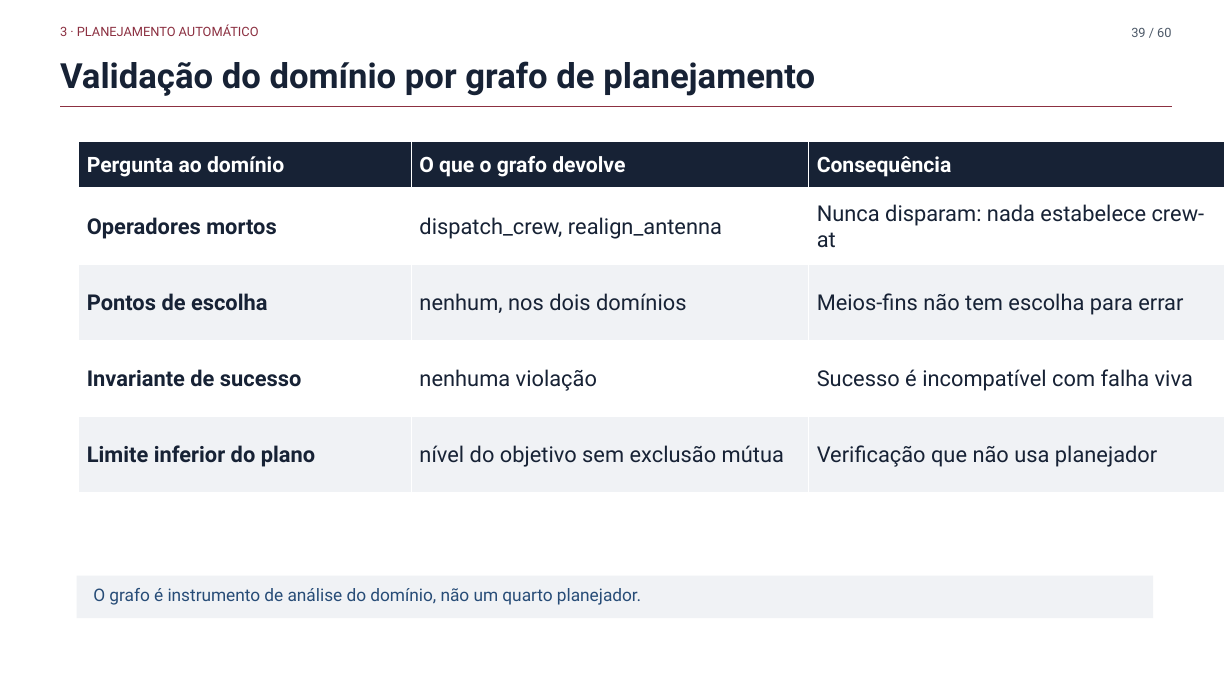
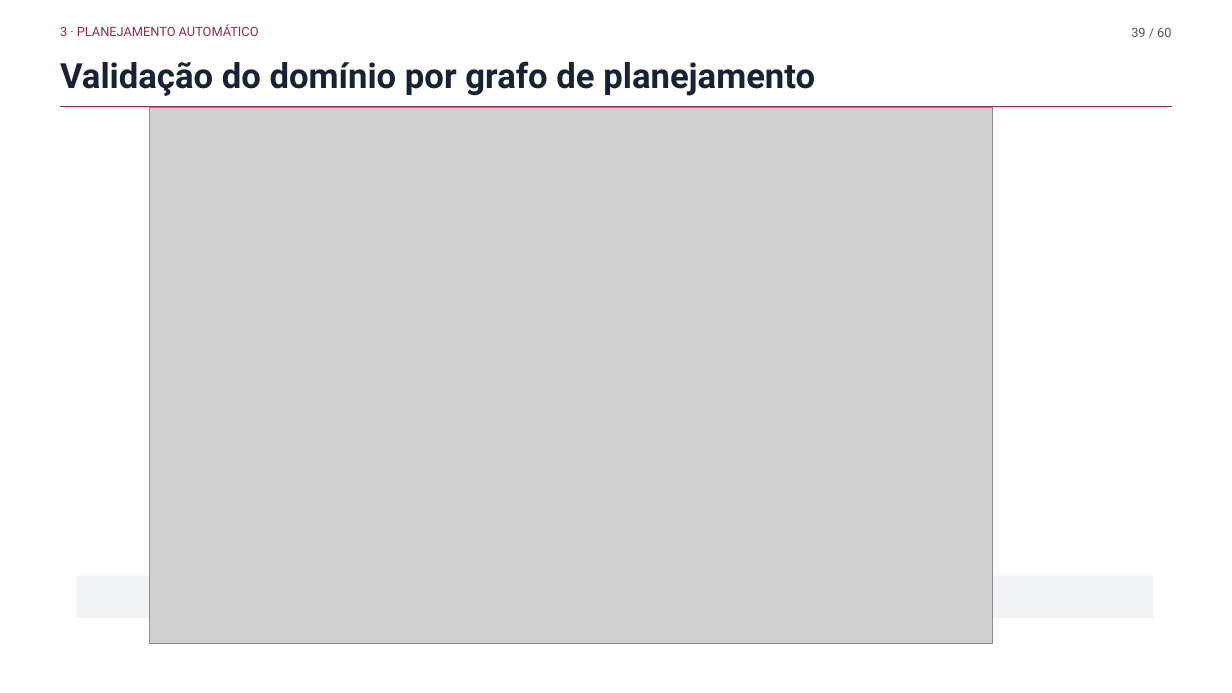
Before and after one commit to fsd-dantas/ai4systems, a slide deck: slide 39 of docs/presentation/mini-systems-presentation.pptx. Drawn at 1232x693 pixels with LibreOffice and Linux fonts; fonts in the diff are those of the drawing; grey boxes stand for pictures; background and template pictures are left out. Boxes give left, top, right and bottom in pixels: in the first picture for what was removed or moved away, otherwise in the second. Text is boxed around its words. In the diff, an @@ line names an element or a change of style, - is before the commit and + after.

```diff
--- a/docs/presentation/mini-systems-presentation.pptx
+++ b/docs/presentation/mini-systems-presentation.pptx
@@ picture added at <box>149,107,993,643</box> @@
@@ table removed at <box>79,141,1225,493</box>, 5 rows, 3 columns @@
-Pergunta ao domínio | O que o grafo devolve | Consequência
-Operadores mortos | dispatch_crew, realign_antenna | Nunca disparam: nada estabelece crew-at
-Pontos de escolha | nenhum, nos dois domínios | Meios-fins não tem escolha para errar
-Invariante de sucesso | nenhuma violação | Sucesso é incompatível com falha viva
-Limite inferior do plano | nível do objetivo sem exclusão mútua | Verificação que não usa planejador
@@ text removed at <box>93,588,641,605</box> @@
-O grafo é instrumento de análise do domínio, não um quarto planejador.
```
Also in this commit, not shown: 1 other slide changed.
